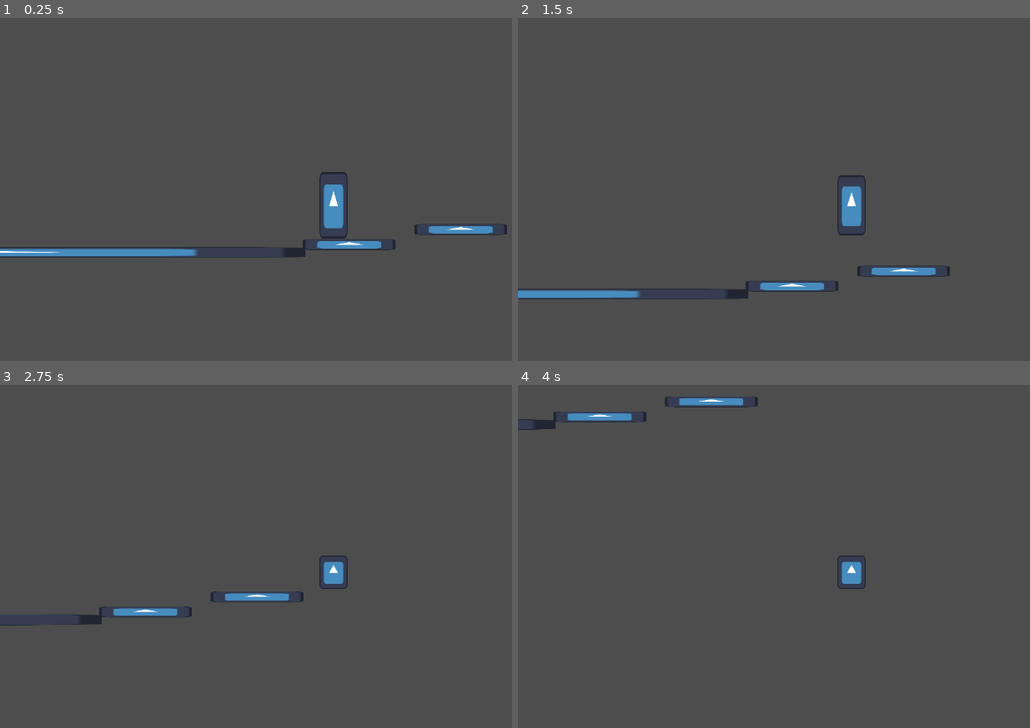
Above: before the commit, frames 1-4 (two rows, left to right).
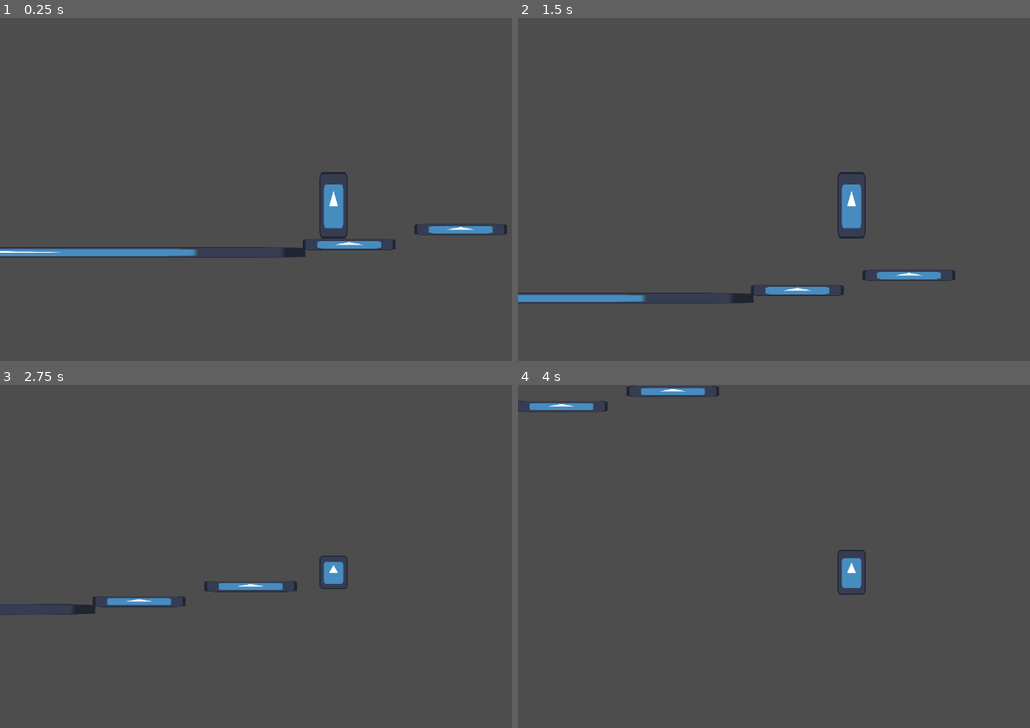
Above: after the commit, the same moments.

Repository: Penguinja8/godot-icon-game
Game: Godot game, scene res://main/main.tscn
The game is run twice, just before and just after one commit, with the same random seed, the same clock (stepped at 60 frames per second) and the same inputs. The engine's default icon, where the game draws it, is replaced by a stand-in: a white triangle on a blue panel in a dark square.
Inputs:
- Up to frame 1 (0.25 s): no input
- Up to frame 2 (1.5 s): tap Enter at 0.5 s; hold Space (jump) 0.53-1.28 s; hold D (right) from 0.53 s (still down); tap Space (jump) at 1.35 s
- Up to frame 3 (2.75 s): tap Space (jump) at 1.52, 1.82 s; release D (right) at 2.03 s; hold A (left) from 2.03 s (still down); hold Space (jump) from 2.03 s (still down)
- Up to frame 4 (4 s): release A (left) at 2.78 s; release Space (jump) at 2.78 s; hold D (right) from 2.78 s (still down); tap Space (jump) at 2.85, 3.02, 3.32 s; hold Space (jump) from 3.53 s (still down)

The runs differ from the first frame. In frame 2, 2.1% of the frame differs, in the area x 0-86%, y 44-84%; in frame 3, 1.7%; in frame 4, 1.6%.

Commit message:
god I love player code

Diff:
--- a/player/player.gd
+++ b/player/player.gd
@@ -1,46 +1,63 @@
 extends CharacterBody2D
 
 
-const MAX_SPEED = 300.0
+const MAX_SPEED = 500.0
 const ACCELERATION = 400
 @export var acceleration_curve: Curve
 
 const DECELERATION = 900
 const AIR_BRAKE = .98
+const AIR_CONTROL = 150
 
-const JUMP_VELOCITY = -600.0
-const MAX_JUMP_VELOCITY = -600.0
+const JUMP_CHARGE_DECEL = .99
+
+const MAX_JUMP_VELOCITY = -700.0
 const MAX_FALL_SPEED = 300
 const MAX_JUMP_CHARGE = .7
 var jump_charge = 0
 @export var jump_charge_curve: Curve
 @onready var jump_charge_scaling = [$Sprite2D, $CollisionShape2D]
-
+var jump_tweens = []
+const gravity = 1200
+@export var gravity_curve_falling: Curve
+@export var gravity_curve_ascending: Curve
 
 func _physics_process(delta):
 	# Add the gravity.
 	if not is_on_floor():
-		velocity += get_gravity() * delta
+		if velocity.y > 0: # falling
+			velocity.y += gravity * delta * gravity_curve_falling.sample(abs(velocity.y)/MAX_FALL_SPEED)
+		else:
+			velocity.y += gravity * delta * gravity_curve_ascending.sample(velocity.y/MAX_JUMP_VELOCITY)
 		if velocity.y > MAX_FALL_SPEED:
 			velocity.y = MAX_FALL_SPEED
 
-	# Handle jump.
-	if Input.is_action_pressed("jump") and is_on_floor():
+	if is_on_floor():
+		$Coyote.start()
+	if Input.is_action_pressed("jump"):
+		velocity.x *= JUMP_CHARGE_DECEL
 		if Input.is_action_just_pressed("jump"):
 			for node in jump_charge_scaling:
 				var jump_tween = get_tree().create_tween()
+				jump_tweens.append(jump_tween)
 				jump_tween.tween_property(node, "scale", Vector2(node.scale.x, 0.5), MAX_JUMP_CHARGE)
 		jump_charge += delta
-	elif Input.is_action_just_released("jump") and is_on_floor():
-		velocity.y = JUMP_VELOCITY * jump_charge_curve.sample(clampf(jump_charge, 0, MAX_JUMP_CHARGE)/MAX_JUMP_CHARGE)
+	elif Input.is_action_just_released("jump"):
+		if not $Coyote.is_stopped():
+			velocity.y = MAX_JUMP_VELOCITY * jump_charge_curve.sample(clampf(jump_charge, 0, MAX_JUMP_CHARGE)/MAX_JUMP_CHARGE)
+		for tween in jump_tweens:
+			tween.kill()
 		for node in jump_charge_scaling:
-				var release_tween = get_tree().create_tween()
-				release_tween.tween_property(node, "scale", Vector2(node.scale.x, 1), .05)
+			var release_tween = get_tree().create_tween()
+			release_tween.tween_property(node, "scale", Vector2(node.scale.x, 1), .05)
 
 	var direction = Input.get_axis("left", "right")
 	if direction and direction * velocity.x >= 0:
 		if is_on_floor():
 			velocity.x += ACCELERATION * delta * acceleration_curve.sample(velocity.x/MAX_SPEED) * direction
+		else:
+			velocity.x += AIR_CONTROL * delta * direction
+		velocity.x = clampf(velocity.x, -MAX_SPEED, MAX_SPEED)
 	else:
 		if is_on_floor():
 			velocity.x = move_toward(velocity.x, 0, DECELERATION*delta)
--- a/player/player.tscn
+++ b/player/player.tscn
@@ -11,6 +11,14 @@
 _data = [Vector2(0, 0.4958678), 0.0, 1.3483471, 0, 0, Vector2(1, 1), 0.0, 0.0, 0, 0]
 point_count = 2
 
+[sub_resource type="Curve" id="Curve_qjkh3"]
+_data = [Vector2(0, 0.25892866), 0.0, 4.631579, 0, 0, Vector2(0.27840912, 1), 0.0, 0.0, 0, 0]
+point_count = 2
+
+[sub_resource type="Curve" id="Curve_g6k8r"]
+_data = [Vector2(0, 1), 0.0, 0.0, 0, 0, Vector2(1, 0.88392866), -0.33673474, 0.0, 0, 0]
+point_count = 2
+
 [sub_resource type="CapsuleShape2D" id="CapsuleShape2D_5kg8m"]
 radius = 27.0
 height = 128.0
@@ -19,6 +27,8 @@
 script = ExtResource("1_rkbax")
 acceleration_curve = SubResource("Curve_yw30f")
 jump_charge_curve = SubResource("Curve_g1dw6")
+gravity_curve_falling = SubResource("Curve_qjkh3")
+gravity_curve_ascending = SubResource("Curve_g6k8r")
 
 [node name="Sprite2D" type="Sprite2D" parent="." unique_id=395879290]
 scale = Vector2(0.42187503, 1)
@@ -28,3 +38,7 @@
 shape = SubResource("CapsuleShape2D_5kg8m")
 
 [node name="Camera2D" type="Camera2D" parent="." unique_id=1326999267]
+
+[node name="Coyote" type="Timer" parent="." unique_id=1876098243]
+wait_time = 0.1
+one_shot = true
